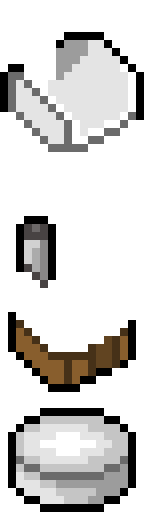
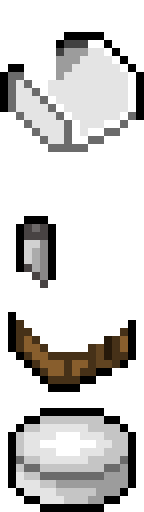
Layer changes from the first 144 x 512 image to the second:
painted on "Layer 4" over [16, 40, 128, 384]
